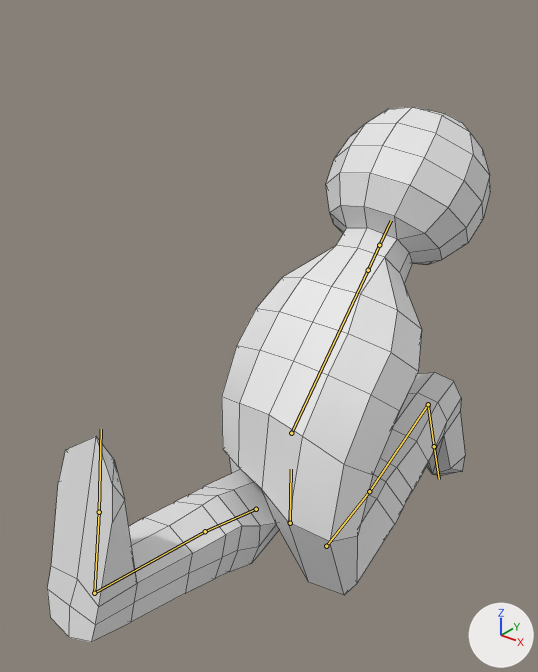
A saved change to the FBX model Assets/Models/Person.fbx.
Both versions are drawn from a 50 mm camera at (0.858, -1.155, 2.148) aimed at (-0.065, -0.001, 1.433). Arrows for +X, +Y and +Z are at lower right; the lights stay in place. Both versions are drawn at frame 19 of the action 'Armature|Running'; the numbers are the values there. The bones that bend it are drawn over the model as lines. Mesh edges are drawn as thin lines.
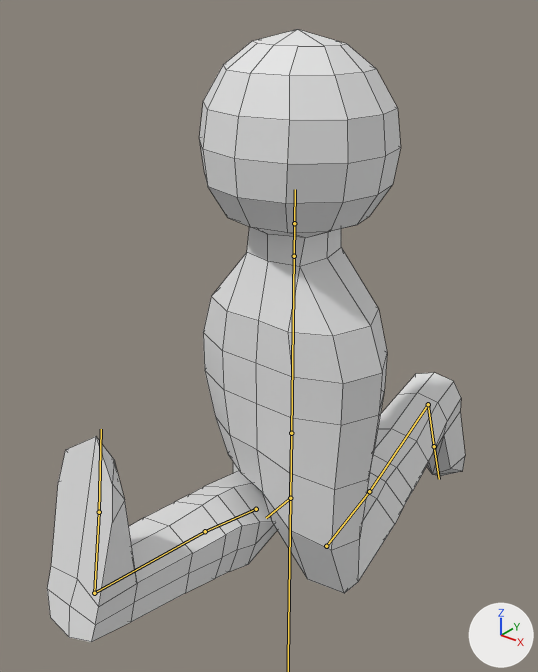
What differs and where, as boxes (x1, y1, x2, y2) in the pictures (538 x 672 px):
```json
{"object": "Mesh", "change": "posed", "before": [47, 107, 490, 642], "after": [47, 29, 465, 642], "on screen": "15% taller"}
{"bone": "Bust", "before": "(291, 433) to (368, 270)", "after": "(291, 433) to (294, 256)"}
```

Edits to the scene script, one JSON object a line:
```json
{"block": "bone_bust", "where": "bone_bust = bpy.data.objects['Armature'].pose.bones['Bust']  # child of 'Waist'"}
{"op": "set", "path": "bone_bust.rotation_quaternion", "old": "(0.928, -0.371, 0.0, 0.0)", "new": "(1.0, 0.0, 0.0, 0.0)", "note": "degrees (-44, 0, 0) -> degrees (0, 0, 0)"}
```
